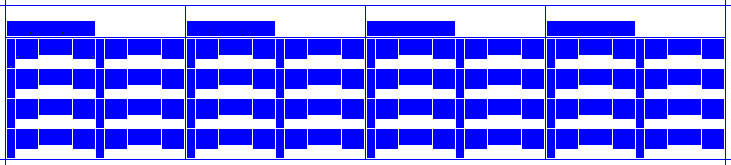
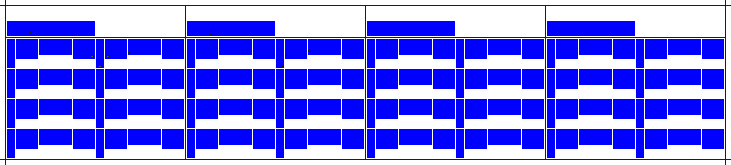
Layer changes from the first 731×165 image to the second:
added layer "6" above "6 Repeat" over [39, 31, 309, 67]
hid "8F copy" over [10, 31, 275, 67]
